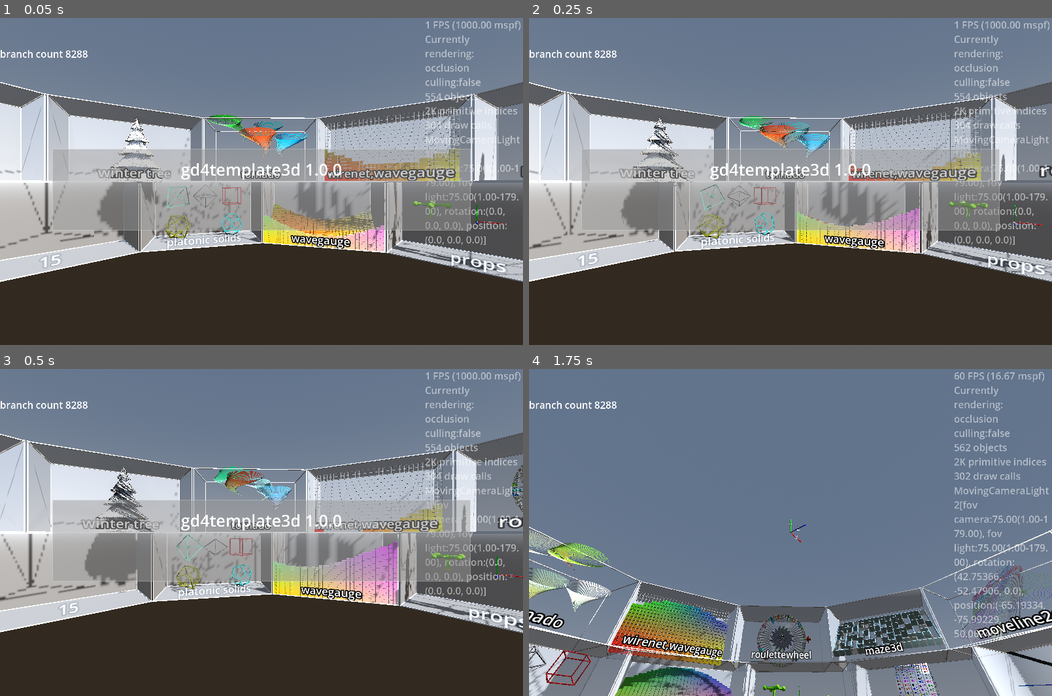
Above: before the commit, frames 1-4 (two rows, left to right).
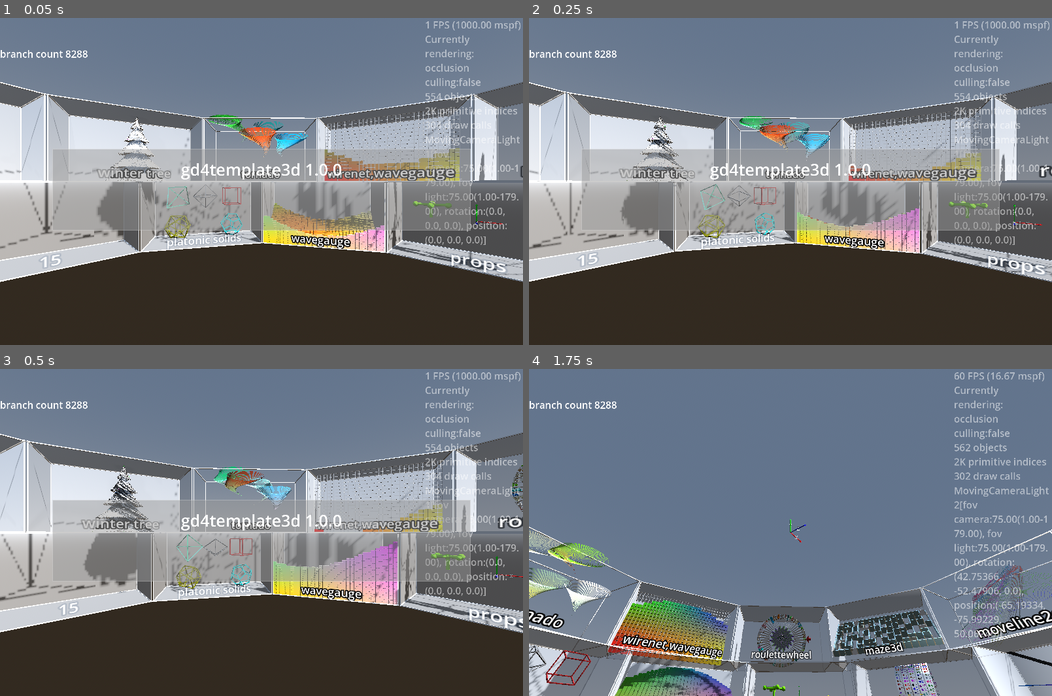
Above: after the commit, the same moments.

Repository: kasworld/gd4template3d
Game: Godot game, scene res://main.tscn
Same seed, same stepped clock (60 frames per second), same inputs: the game is played once before the commit and once after it.
Inputs (mouse positions are in pixels of both pictures, inside the frame that each line leads up to):
- Up to frame 1 (0.05 s): no input
- Up to frame 2 (0.25 s): no input
- Up to frame 3 (0.5 s): no input
- Up to frame 4 (1.75 s): tap Enter at 0.5 s; move the mouse to (905, 516) at 0.52 s; hold Right 0.53-1.28 s; tap Q at 0.6 s; click (905, 516) at 0.67 s; move the mouse to (685, 548) at 1.27 s; hold Down from 1.28 s (still down); tap E at 1.35 s

The runs differ from the first frame. In frame 1, less than 0.1% of the frame differs, in the area x 18-32%, y 30-59%; in frame 2, less than 0.1%; in frame 3, less than 0.1%, in the area x 16-29%, y 30-60%; in frame 4, nothing differs.

Commit message:
rename to WinterTree merge 장식들

Diff:
--- a/main.gd
+++ b/main.gd
@@ -70,7 +70,7 @@
 	wavegauge_demo(glass_cabinet_list.pop_front(), "wavegauge")
 	tornado_demo(glass_cabinet_list.pop_front(), "tornado")
 	platonic_solids_demo(glass_cabinet_list.pop_front(), "platonic solids")
-	line_tree_demo(glass_cabinet_list.pop_front(), "winter tree")
+	winter_tree_demo(glass_cabinet_list.pop_front(), "winter tree")
 	print_debug("remain glass cabinet %d\ndemo size %s" % [
 		glass_cabinet_list.size(),demo_name_to_glass_cabinet.size()])
 
@@ -98,64 +98,66 @@
 func random_color() -> Color:
 	return NamedColorList.color_list.pick_random()[0]
 
-func line_tree_demo(glasscabinet :GlassCabinet, labeltext :String = "") -> void:
+func winter_tree_demo(glasscabinet :GlassCabinet, labeltext :String = "") -> void:
 	if labeltext != "":
 		glasscabinet.set_label_text(labeltext)
 	var bmesh := PrismMesh.new()
 	bmesh.size = Vector3(1,0.3,1)
-	line_tree = preload("res://line_tree/line_tree.tscn").instantiate(
-		).init(bmesh, WorldSize.y, WorldSize.z/2, WorldSize.y*2, PI, 1.0,
+	winter_tree = preload("res://winter_tree/winter_tree.tscn").instantiate(
+		).init(WorldSize.y, WorldSize.z/2, WorldSize.y*2, PI, 1.0,
 		).set_center_color(Color.GREEN)
-	glasscabinet.add_child(line_tree)
-	$"왼쪽패널/LabelTree".text = "branch count %d" % [ line_tree.get_lines().multimesh.instance_count ]
-	line_tree.position.y = -WorldSize.y/2
-	line_tree_inst_index = line_tree.make_index_array()
-
-var line_tree :LineTree
+	glasscabinet.add_child(winter_tree)
+	$"왼쪽패널/LabelTree".text = "branch count %d" % [ winter_tree.가지들얻기().multimesh.instance_count ]
+	winter_tree.position.y = -WorldSize.y/2
+	winter_tree_inst_index = winter_tree.make_index_array()
+
+var winter_tree :WinterTree
 enum AniDir { Up, Down, Left , Right }
-var line_tree_inst_index :Array
+var winter_tree_inst_index :Array
 var color_fn_args := ShuffleIter.new( [[0],[1],[2],[0,1],[1,2],[2,0], [0,1,2]] )
 var color_fn :Callable = RandomColor.pure_color
 var ani_dir_data := ShuffleIter.new( [AniDir.Up, AniDir.Down, AniDir.Left , AniDir.Right] )
 var change_count := 0
 func linetree_animate(delta :float) -> void:
-	line_tree.rotate_y(delta)
-	var lines :MultiMeshShape = line_tree.get_lines()
+	winter_tree.rotate_y(delta)
+	var lines :MultiMeshShape = winter_tree.가지들얻기()
 	var co :Color = color_fn.call(color_fn_args.get_current())
 	var ani_ended :bool = false
 	match ani_dir_data.get_current():
 		AniDir.Up:
-			for i in line_tree_inst_index[-change_count-1]:
+			for i in winter_tree_inst_index[-change_count-1]:
 				lines.set_inst_color(i, co)
 			change_count +=1
-			ani_ended = change_count >= line_tree_inst_index.size()
+			ani_ended = change_count >= winter_tree_inst_index.size()
 		AniDir.Down:
-			for i in line_tree_inst_index[change_count]:
+			for i in winter_tree_inst_index[change_count]:
 				lines.set_inst_color(i, co)
 			change_count +=1
-			ani_ended = change_count >= line_tree_inst_index.size()
+			ani_ended = change_count >= winter_tree_inst_index.size()
 		AniDir.Left:
-			for a :Array in line_tree_inst_index:
+			for a :Array in winter_tree_inst_index:
 				if change_count >= a.size():
 					continue
 				var i = a[change_count]
 				lines.set_inst_color(i, co)
 			change_count +=1
-			ani_ended = change_count >= line_tree_inst_index[-1].size()
+			ani_ended = change_count >= winter_tree_inst_index[-1].size()
 		AniDir.Right:
-			for a :Array in line_tree_inst_index:
+			for a :Array in winter_tree_inst_index:
 				if change_count >= a.size():
 					continue
 				var i = a[-change_count-1]
 				lines.set_inst_color(i, co)
 			change_count +=1
-			ani_ended = change_count >= line_tree_inst_index[-1].size()
+			ani_ended = change_count >= winter_tree_inst_index[-1].size()
+	winter_tree.장식들얻기().set_inst_color( randi_range(0, winter_tree.장식들얻기().multimesh.instance_count-1),  random_color())
 
 	if ani_ended:
 		color_fn_args.get_next()
 		ani_dir_data.get_next()
 		change_count = 0
 		color_fn = [RandomColor.pure_color, RandomColor.rate_color, random_color2].pick_random()
+		winter_tree.장식들얻기().set_color_all( random_color())
 
 var named_color_list := ShuffleIter.new(NamedColorList.color_list)
 func random_color2(_arg ) -> Color:
--- a/line_tree/line_tree.gd
+++ b/winter_tree/winter_tree.gd
@@ -1,31 +1,47 @@
 extends Node3D
-class_name LineTree
+class_name WinterTree
 
-func get_lines() -> MultiMeshShape:
-	return $Lines
+func 가지들얻기() -> MultiMeshShape:
+	return $가지들
 
-func set_center_color(center_color :Color) -> LineTree:
+func 장식들얻기() -> MultiMeshShape:
+	return $장식들
+
+func set_center_color(center_color :Color) -> WinterTree:
 	$"중심기둥".mesh.material.albedo_color = center_color
 	return self
 
-func set_gradient_color( co1 :Color, co2 :Color) -> LineTree:
-	$Lines.set_gradient_color_all(co1,co2)
+func set_gradient_color( co1 :Color, co2 :Color) -> WinterTree:
+	$가지들.set_gradient_color_all(co1,co2)
 	return self
 
-func init(mesh :Mesh, h :float, w :float, y_count :int, w_branch_density :float = PI, line_width :float = 0.5, stage_count :int=5) -> LineTree:
+func init(h :float, w :float, y_count :int, w_branch_density :float = PI, line_width :float = 0.5, stage_count :int=5) -> WinterTree:
 	$"중심기둥".mesh.top_radius = w/1000
 	$"중심기둥".mesh.bottom_radius = w/100
 	$"중심기둥".mesh.height = h
 	$"중심기둥".position.y = h /2
-	line_list = []
+
+	branch_list = []
 	instance_count_per_y = []
 	var y_step := h / y_count
 	for yi in range(y_count,0,-1):
 		var y := y_step * yi
 		var rate := 1.0 - y/h
 		var r :float= calc_radius_by_y(y, h, w, stage_count)
-		line_list.append_array(make_lines(y, y_step, r * w_branch_density, 10*rate, r))
-	$Lines.multi_mesh_line_by_pos(mesh, line_list, line_width, Color.WHITE)
+		branch_list.append_array(make_lines(y, y_step, r * w_branch_density, 10*rate, r))
+	var bmesh := PrismMesh.new()
+	bmesh.size = Vector3(1,0.3,1)
+	$가지들.multi_mesh_line_by_pos(bmesh, branch_list, line_width, Color.WHITE)
+
+	var pos_list := []
+	for i in 500:
+		var l = branch_list.pick_random()
+		pos_list.append(l[1])
+	var sp_mesh := SphereMesh.new()
+	sp_mesh.radius = 0.5
+	sp_mesh.height = 0.5*2
+	$"장식들".init_meshs_by_point_list(sp_mesh, pos_list, Color.WHITE)
+
 	return self
 
 func calc_radius_by_y(y :float, h :float, w :float, stage_count :int) -> float:
@@ -45,7 +61,7 @@
 		rtn.append([Vector3(0, end_y+ y_shift, 0), to])
 	return rtn
 
-var line_list :Array
+var branch_list :Array
 
 var instance_count_per_y :Array[int]
 func make_index_array() -> Array:
--- a/line_tree/line_tree.tscn
+++ b/winter_tree/winter_tree.tscn
@@ -1,6 +1,6 @@
-[gd_scene load_steps=6 format=3 uid="uid://cpcmrvaeq2qi"]
+[gd_scene load_steps=7 format=3 uid="uid://cpcmrvaeq2qi"]
 
-[ext_resource type="Script" uid="uid://bhjhef4e4iffe" path="res://line_tree/line_tree.gd" id="1_oh0jj"]
+[ext_resource type="Script" uid="uid://bhjhef4e4iffe" path="res://winter_tree/winter_tree.gd" id="1_oh0jj"]
 [ext_resource type="PackedScene" uid="uid://cfnbpemvoy1i6" path="res://multi_mesh_shape/multi_mesh_shape.tscn" id="2_2vil8"]
 
 [sub_resource type="MultiMesh" id="MultiMesh_mc5fr"]
@@ -11,11 +11,17 @@
 [sub_resource type="CylinderMesh" id="CylinderMesh_mc5fr"]
 material = SubResource("StandardMaterial3D_2vil8")
 
+[sub_resource type="MultiMesh" id="MultiMesh_2tif1"]
+resource_local_to_scene = true
+
 [node name="LineTree" type="Node3D"]
 script = ExtResource("1_oh0jj")
 
-[node name="Lines" parent="." instance=ExtResource("2_2vil8")]
+[node name="가지들" parent="." instance=ExtResource("2_2vil8")]
 multimesh = SubResource("MultiMesh_mc5fr")
 
 [node name="중심기둥" type="MeshInstance3D" parent="."]
 mesh = SubResource("CylinderMesh_mc5fr")
+
+[node name="장식들" parent="." instance=ExtResource("2_2vil8")]
+multimesh = SubResource("MultiMesh_2tif1")
Renamed: line_tree/line_tree.gd.uid -> winter_tree/winter_tree.gd.uid
